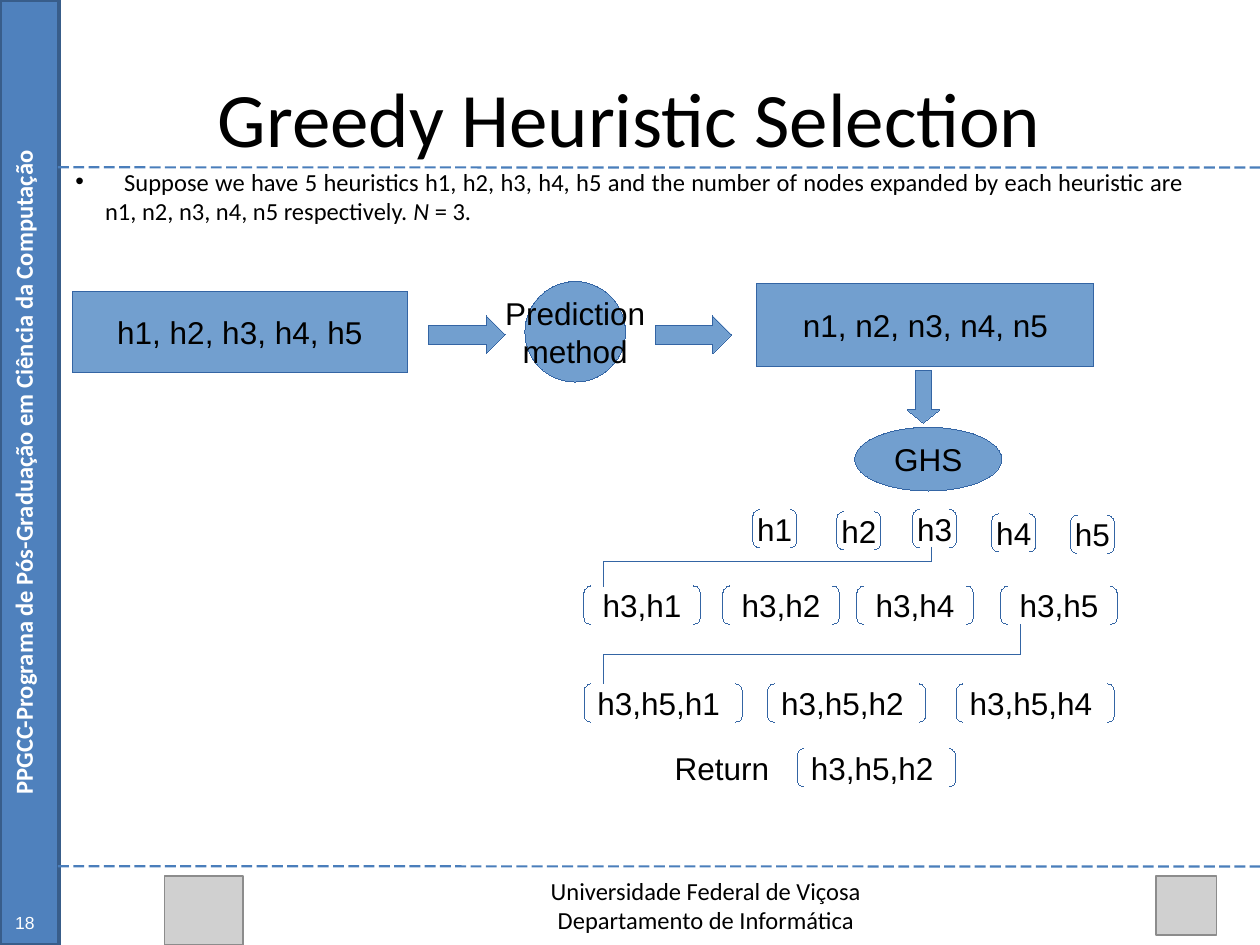
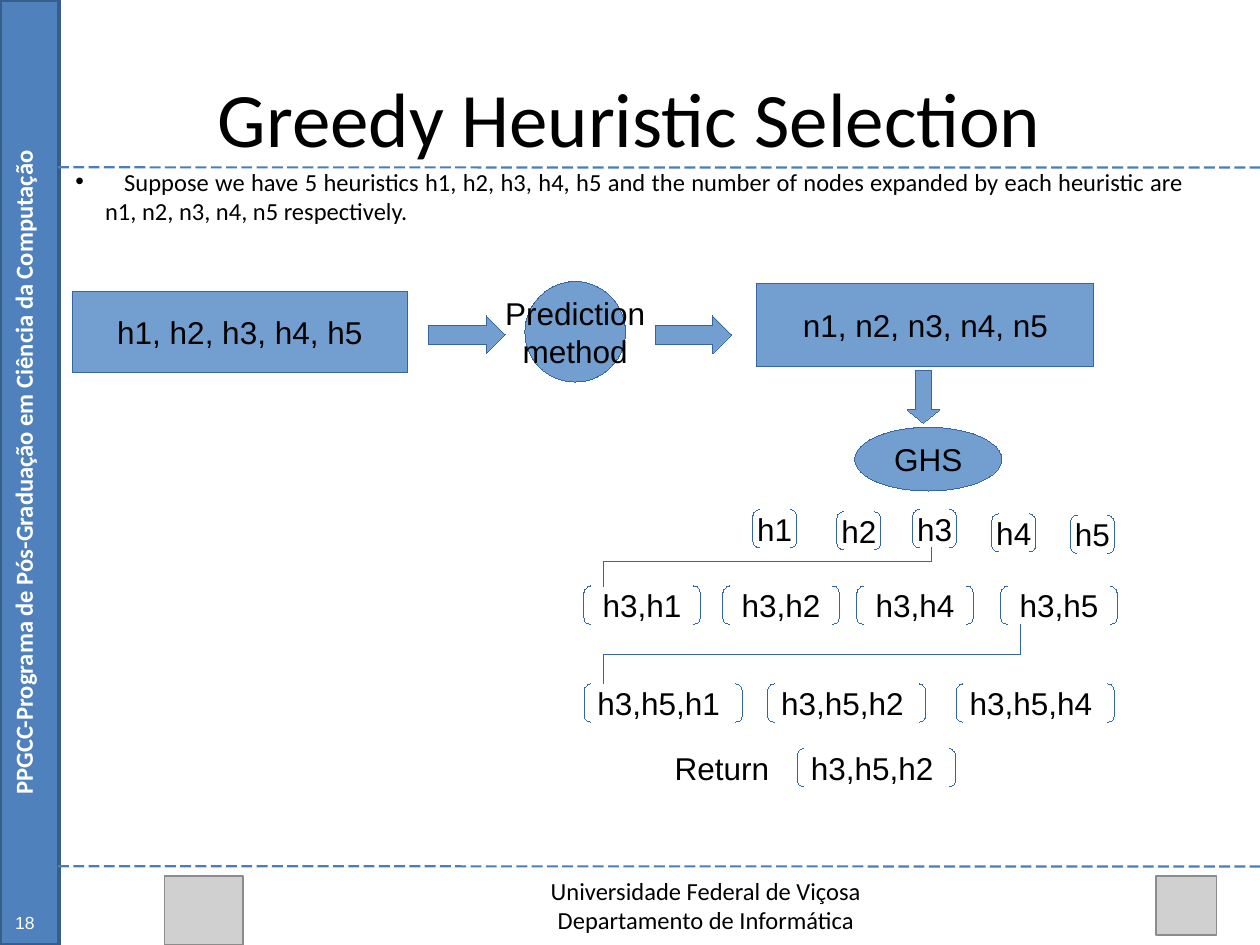
Before and after one commit to Marvinsky/research-marvin, a slide deck: slide 28 of latex/odp/dissertation_v1.odp (slide 35 before the commit). Drawn at 1260x945 pixels with LibreOffice and Linux fonts; fonts in the diff are those of the drawing; grey boxes stand for pictures. Boxes give left, top, right and bottom in pixels: in the first picture for what was removed or moved away, otherwise in the second. Text is boxed around its words. In the diff, an @@ line names an element or a change of style, - is before the commit and + after.

```diff
--- a/latex/odp/dissertation_v1.odp
+++ b/latex/odp/dissertation_v1.odp
@@ text at (x1=105, y1=174, x2=1182, y2=224): text changed @@
-• Suppose we have 5 heuristics h1, h2, h3, h4, h5 and the number of nodes expanded by each heuristic are n1, n2, n3, n4, n5 respectively. N = 3.
+• Suppose we have 5 heuristics h1, h2, h3, h4, h5 and the number of nodes expanded by each heuristic are n1, n2, n3, n4, n5 respectively.
```
Also in this commit, not shown: 17 other slides changed, 1 slide added, 6 slides removed.
